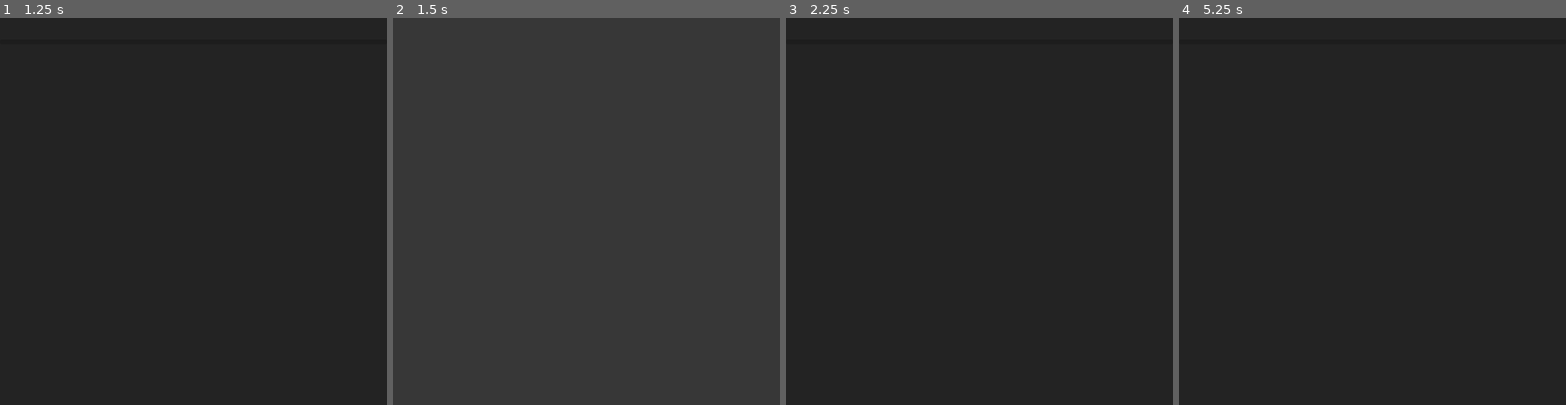
Above: before the commit, frames 1-4 (left to right).
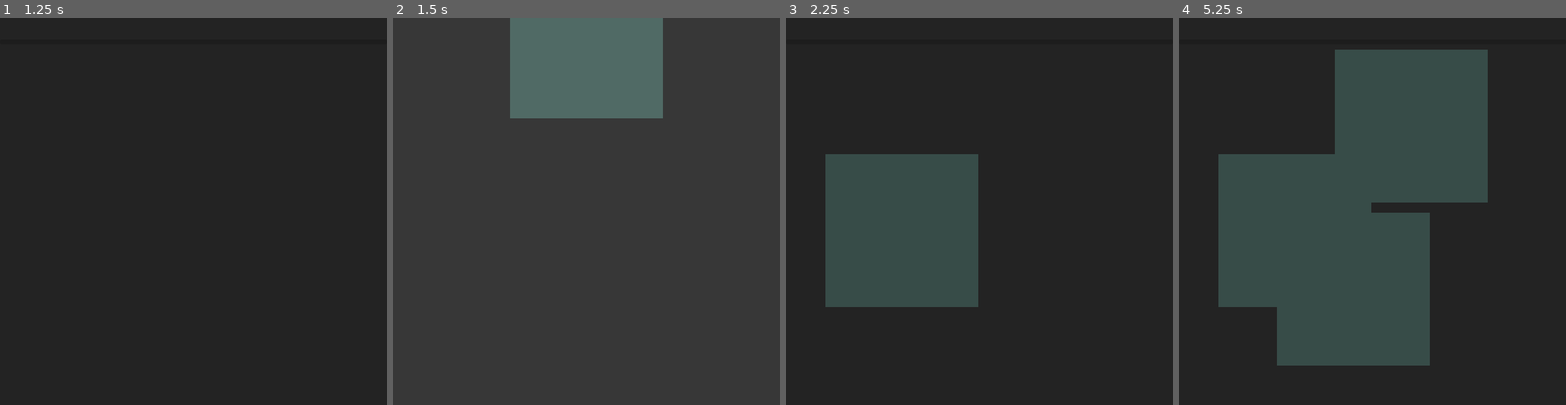
Above: after the commit, the same moments.

Repository: volatusveritas/Trinitas
Game: Godot game, scene res://scenarios/TableScreen/TableScreen.tscn
Two runs of this game, one before a commit and one after it. Both use one fixed random seed, a clock stepped at 60 frames per second and the inputs below. This scene is started directly instead of the project's main scene.
Inputs (mouse positions are in pixels of both pictures, inside the frame that each line leads up to):
- Up to frame 1 (1.25 s): tap Enter at 0.5 s; move the mouse to (278, 192) at 0.52 s; tap Q (add_item) at 0.6 s; click (278, 192) at 0.67 s
- Up to frame 2 (1.5 s): click "Roach Killer" at 1.25 s
- Up to frame 3 (2.25 s): tap Space at 2 s; move the mouse to (902, 230) at 2.02 s; tap Q (add_item) at 2.1 s; click (902, 230) at 2.17 s
- Up to frame 4 (5.25 s): click "Roach Killer" at 2.75 s; tap Enter at 3.5 s; move the mouse to (1411, 126) at 3.52 s; tap Q (add_item) at 3.6, 5.1 s; click (1411, 126) at 3.67 s; click "Roach Killer" at 4.25 s; tap Space at 5 s; move the mouse to (1353, 288) at 5.02 s; click (1353, 288) at 5.17 s

Frame 1 is identical in both runs. In frame 2, 10% of the frame differs, in the area x 30-70%, y 0-26%; in frame 3, 16%; in frame 4, 40%, in the area x 10-80%, y 8-90%.
Error before the commit: Trying to assign value of type 'Control' to a variable of type 'table_item.gd'. (res://scenarios/TableScreen/ItemStage.gd:32)

Commit message:
feat: update RoachKillerCard to use TableItem

Diff:
--- /dev/null
+++ b/scenes/table_items/RoachKillerCard.gd
@@ -0,0 +1,9 @@
+extends TableItem
+
+func _get_syncinfo() -> Dictionary:
+    return {
+        "pos": global_position,
+    }
+
+func _apply_syncinfo(syncinfo: Dictionary) -> void:
+    global_position = syncinfo["pos"]
--- a/scenes/table_items/RoachKillerCard.tscn
+++ b/scenes/table_items/RoachKillerCard.tscn
@@ -1,4 +1,6 @@
-[gd_scene format=3 uid="uid://bih87aanxeqhh"]
+[gd_scene load_steps=2 format=3 uid="uid://bih87aanxeqhh"]
+
+[ext_resource type="Script" path="res://scenes/table_items/RoachKillerCard.gd" id="1_2jmil"]
 
 [node name="RoachKillerCard" type="Control"]
 custom_minimum_size = Vector2(256, 256)
@@ -8,6 +10,7 @@
 anchor_bottom = 1.0
 grow_horizontal = 2
 grow_vertical = 2
+script = ExtResource("1_2jmil")
 
 [node name="Background" type="ColorRect" parent="."]
 layout_mode = 1
